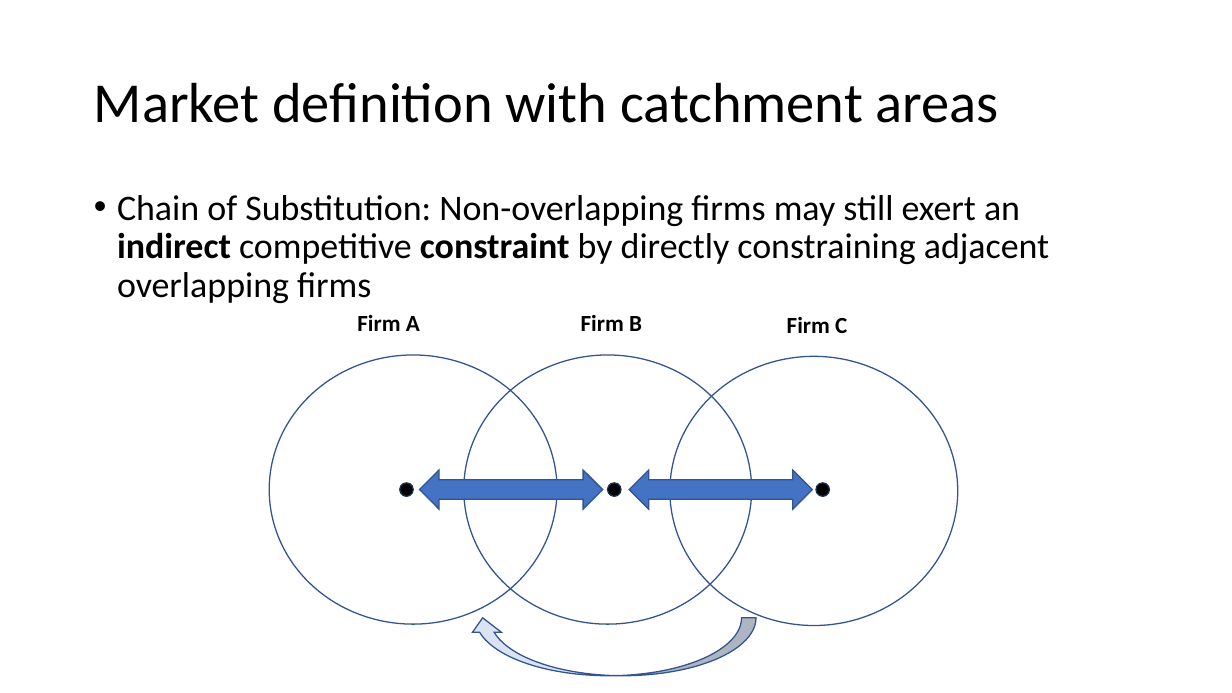
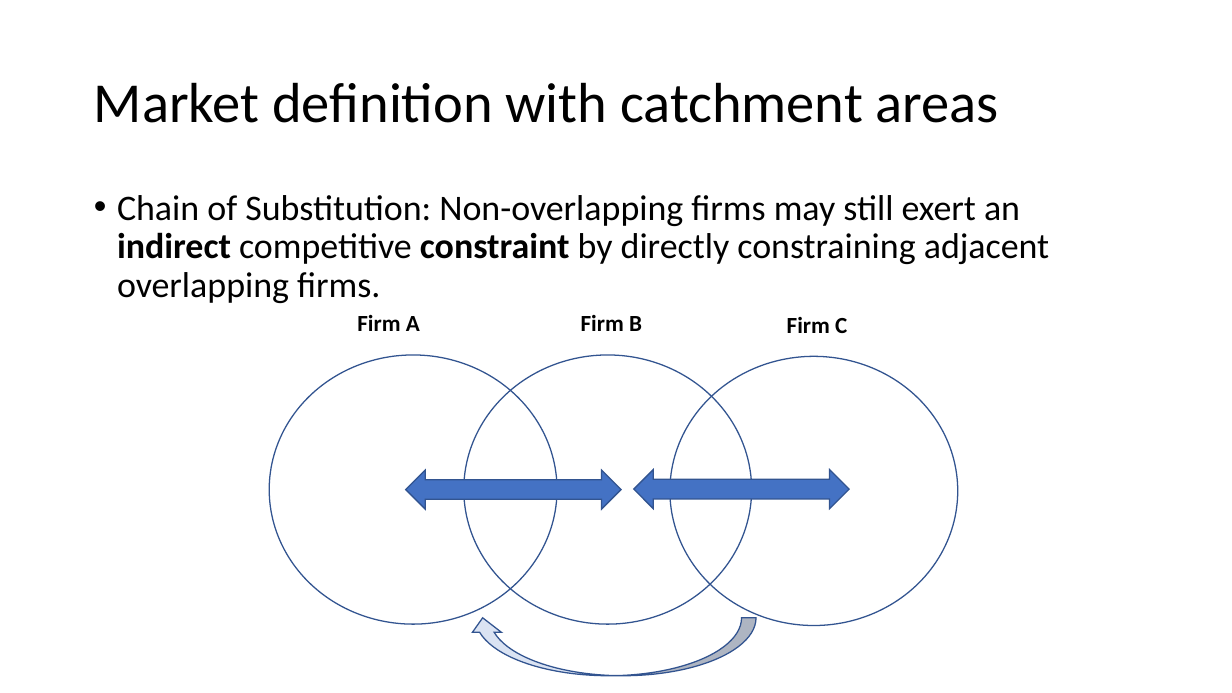
Before and after one commit to moritz-schwarz/website, a slide deck: slide 13 of resources/slides.pptx. Drawn at 1232x693 pixels with LibreOffice and Linux fonts; fonts in the diff are those of the drawing. Boxes give left, top, right and bottom in pixels: in the first picture for what was removed or moved away, otherwise in the second. Text is boxed around its words. In the diff, an @@ line names an element or a change of style, - is before the commit and + after.

```diff
--- a/resources/slides.pptx
+++ b/resources/slides.pptx
@@ text at [117, 195, 1049, 303]: text changed @@
-• Chain of Substitution: Non-overlapping firms may still exert an indirect competitive constraint by directly constraining adjacent overlapping firms
+• Chain of Substitution: Non-overlapping firms may still exert an indirect competitive constraint by directly constraining adjacent overlapping firms.
@@ left right arrow: place and size @@
-left right arrow at [420, 470, 603, 509]
+left right arrow at [406, 470, 621, 509]
@@ left right arrow: place and size @@
-left right arrow at [629, 470, 812, 509]
+left right arrow at [634, 470, 849, 508]
@@ ellipse removed at [400, 483, 414, 497] @@
@@ ellipse removed at [608, 483, 622, 497] @@
@@ ellipse removed at [816, 483, 830, 497] @@
```
Also in this commit, not shown: 14 other slides changed, 7 slides removed, 1 other file.
